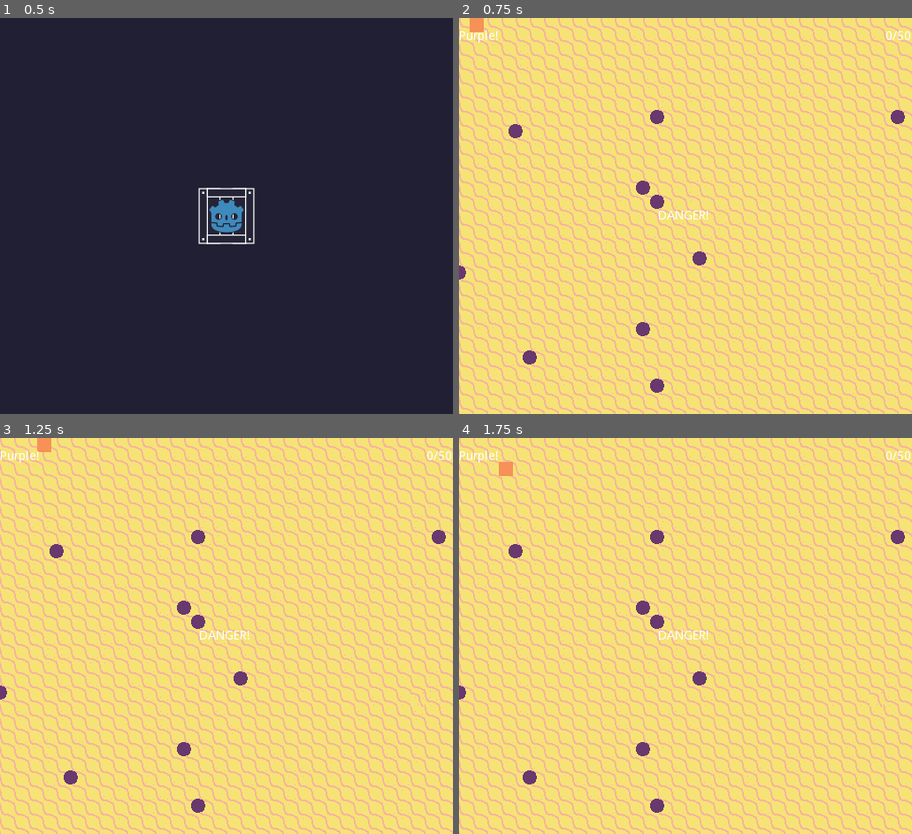
Above: before the commit, frames 1-4 (two rows, left to right).
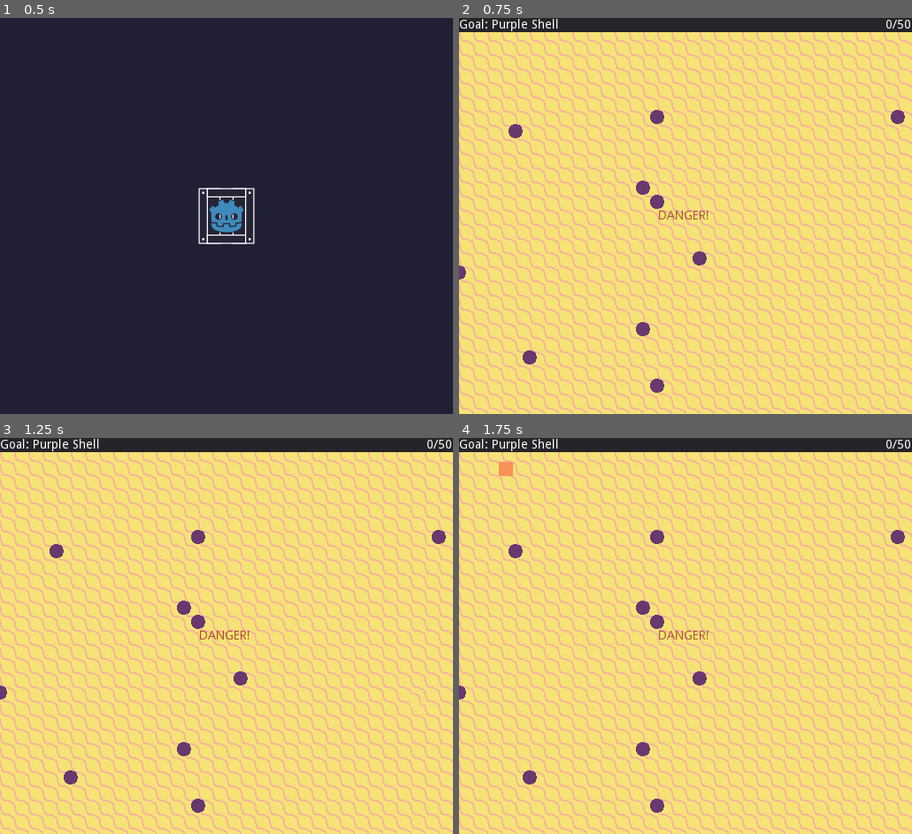
Above: after the commit, the same moments.

Repository: itemcrate/global-game-jam-2019
Game: Godot game, scene res://screens/title/title.tscn
The game is run twice, just before and just after one commit, with the same random seed, the same clock (stepped at 60 frames per second) and the same inputs. This scene is started directly instead of the project's main scene.
Inputs:
- Up to frame 1 (0.5 s): no input
- Up to frame 2 (0.75 s): tap Enter (ui_accept) at 0.5 s; hold Right (ui_right) from 0.53 s (still down)
- Up to frame 3 (1.25 s): keep holding Right (ui_right); tap Enter (ui_accept) at 0.77 s
- Up to frame 4 (1.75 s): release Right (ui_right) at 1.28 s; hold Down (ui_down) from 1.28 s (still down); tap Enter (ui_accept) at 1.52 s

Frame 1 is identical in both runs. In frame 2, 3.8% of the frame differs, in the area x 0-100%, y 0-51%; in frame 3, 3.8%; in frame 4, 3.8%.

Commit message:
added alert animation

Diff:
--- a/entities/HUD/HUD.gd
+++ b/entities/HUD/HUD.gd
@@ -2,19 +2,20 @@
 
 func _ready():
 	update_progress("0/50")
-	set_goal_label("Purple!")
+	set_goal_label("Purple Shell")
 	show_alert()
 
 func update_progress(score):
-	$StatsContainer/ProgressLabel.text = str(score)
+	$StatsContainer/Panel/ProgressLabel.text = str(score)
 
 func set_goal_label(text):
-	$StatsContainer/GoalLabel.text = str(text)
+	$StatsContainer/Panel/GoalLabel.text = "Goal: " + str(text)
 
 func show_alert():
-	$AlertContainer/AlertLabel.text = "DANGER!"
-	$AlertContainer/AlertLabel.show()
+	$AnimationPlayer/AlertContainer/AlertLabel.text = "DANGER!"
+	$AnimationPlayer/AlertContainer/AlertLabel.show()
+	$AnimationPlayer.play("AlertAnimation")
 	$AlertTimer.start()
 
 func _on_AlertTimer_timeout():
-	$AlertContainer/AlertLabel.hide()
+	$AnimationPlayer/AlertContainer/AlertLabel.hide()
--- a/entities/HUD/HUD.tscn
+++ b/entities/HUD/HUD.tscn
@@ -1,6 +1,25 @@
-[gd_scene load_steps=2 format=2]
+[gd_scene load_steps=3 format=2]
 
 [ext_resource path="res://entities/HUD/HUD.gd" type="Script" id=1]
+
+[sub_resource type="Animation" id=1]
+
+resource_name = "AlertAnimation"
+length = 2.0
+loop = true
+step = 0.1
+tracks/0/type = "value"
+tracks/0/path = NodePath("AnimationPlayer/AlertContainer/AlertLabel:custom_colors/font_color")
+tracks/0/interp = 1
+tracks/0/loop_wrap = true
+tracks/0/imported = false
+tracks/0/enabled = true
+tracks/0/keys = {
+"times": PoolRealArray( 0, 0.5, 1, 1.5 ),
+"transitions": PoolRealArray( 1, 1, 1, 1 ),
+"update": 0,
+"values": [ Color( 0, 0, 0, 0.237569 ), Color( 0.980392, 0.0313726, 0.0313726, 1 ), Color( 0, 0, 0, 0.237569 ), Color( 0.980392, 0.0313726, 0.0313726, 1 ) ]
+}
 
 [node name="HUDLayer" type="Node" index="0"]
 
@@ -27,7 +46,21 @@
 size_flags_horizontal = 1
 size_flags_vertical = 1
 
-[node name="ProgressLabel" type="Label" parent="HUD/StatsContainer" index="0"]
+[node name="Panel" type="Panel" parent="HUD/StatsContainer" index="0"]
+
+anchor_left = 0.0
+anchor_top = 0.0
+anchor_right = 1.0
+anchor_bottom = 0.0
+margin_bottom = 16.0
+rect_pivot_offset = Vector2( 0, 0 )
+rect_clip_content = false
+mouse_filter = 0
+mouse_default_cursor_shape = 0
+size_flags_horizontal = 1
+size_flags_vertical = 1
+
+[node name="ProgressLabel" type="Label" parent="HUD/StatsContainer/Panel" index="0"]
 
 anchor_left = 1.0
 anchor_top = 0.5
@@ -48,7 +81,7 @@
 max_lines_visible = -1
 _sections_unfolded = [ "Margin" ]
 
-[node name="GoalLabel" type="Label" parent="HUD/StatsContainer" index="1"]
+[node name="GoalLabel" type="Label" parent="HUD/StatsContainer/Panel" index="1"]
 
 anchor_left = 0.0
 anchor_top = 0.5
@@ -69,7 +102,25 @@
 max_lines_visible = -1
 _sections_unfolded = [ "Margin" ]
 
-[node name="AlertContainer" type="Container" parent="HUD" index="1"]
+[node name="AlertTimer" type="Timer" parent="HUD" index="1"]
+
+process_mode = 1
+wait_time = 3.0
+one_shot = false
+autostart = false
+
+[node name="AnimationPlayer" type="AnimationPlayer" parent="HUD" index="2"]
+
+root_node = NodePath("..")
+autoplay = ""
+playback_process_mode = 1
+playback_default_blend_time = 0.0
+playback_speed = 1.0
+anims/AlertAnimation = SubResource( 1 )
+blend_times = [  ]
+_sections_unfolded = [ "Playback Options" ]
+
+[node name="AlertContainer" type="Container" parent="HUD/AnimationPlayer" index="0"]
 
 anchor_left = 0.5
 anchor_top = 0.5
@@ -87,7 +138,7 @@
 size_flags_vertical = 1
 _sections_unfolded = [ "Rect" ]
 
-[node name="AlertLabel" type="Label" parent="HUD/AlertContainer" index="0"]
+[node name="AlertLabel" type="Label" parent="HUD/AnimationPlayer/AlertContainer" index="0"]
 
 anchor_left = 0.5
 anchor_top = 0.5
@@ -103,16 +154,11 @@
 mouse_default_cursor_shape = 0
 size_flags_horizontal = 1
 size_flags_vertical = 4
+custom_colors/font_color = Color( 0.843484, 0.0269915, 0.0269915, 0.893529 )
 text = "DANGER!!"
 percent_visible = 1.0
 lines_skipped = 0
 max_lines_visible = -1
-
-[node name="AlertTimer" type="Timer" parent="HUD" index="2"]
-
-process_mode = 1
-wait_time = 2.0
-one_shot = true
-autostart = false
+_sections_unfolded = [ "Material", "custom_colors" ]
 
 [connection signal="timeout" from="HUD/AlertTimer" to="HUD" method="_on_AlertTimer_timeout"]
